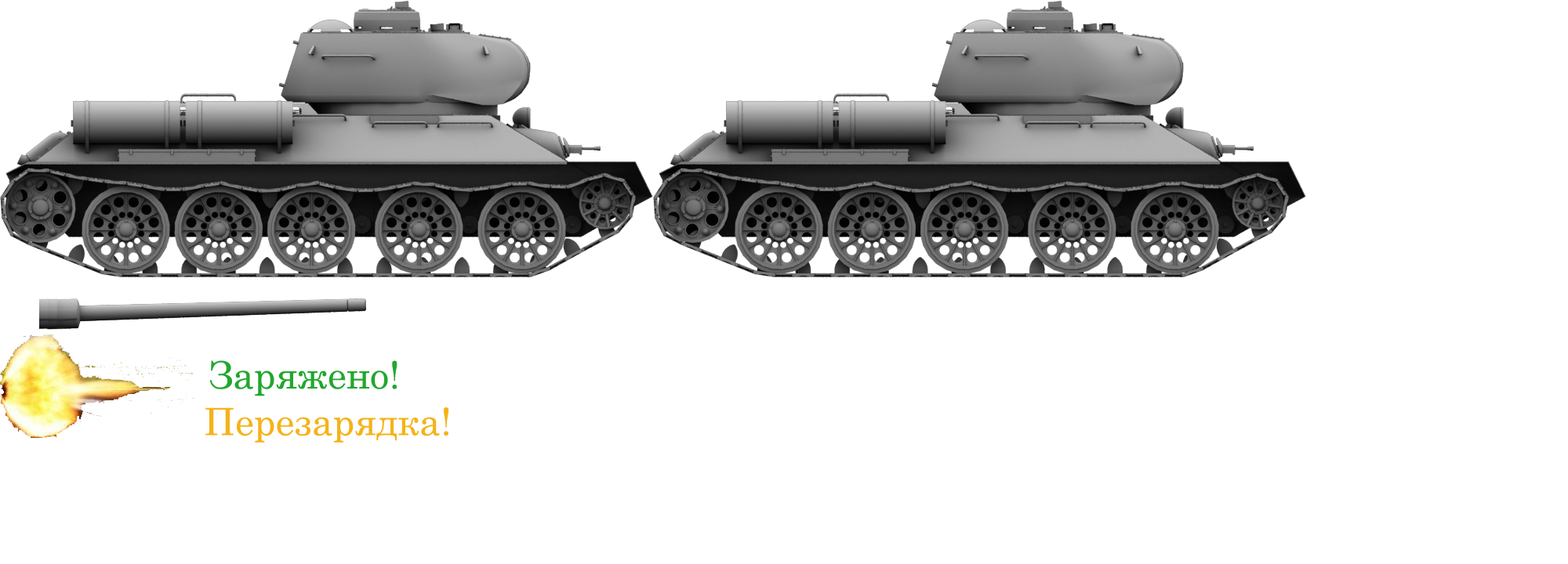
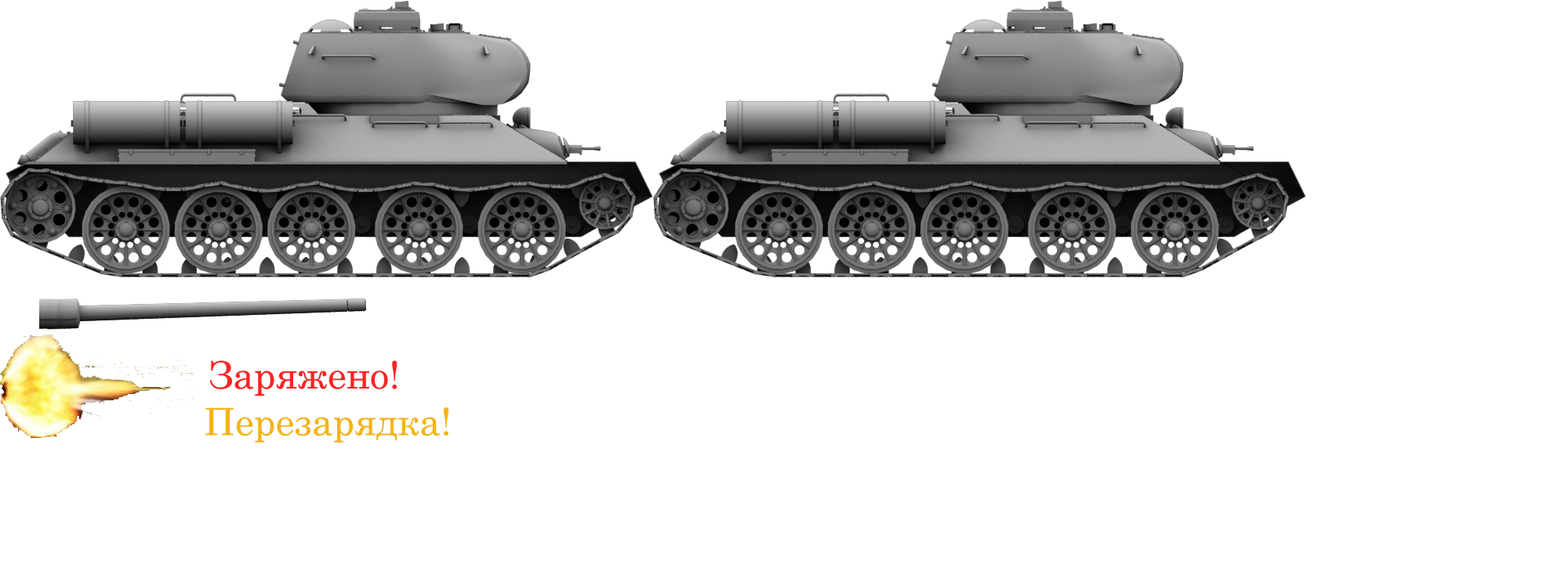
Before/after of a w=1568, h=564 layered artwork. What changed in the layer stack:
painted on "Заряжено!" over [210, 360, 398, 397]
